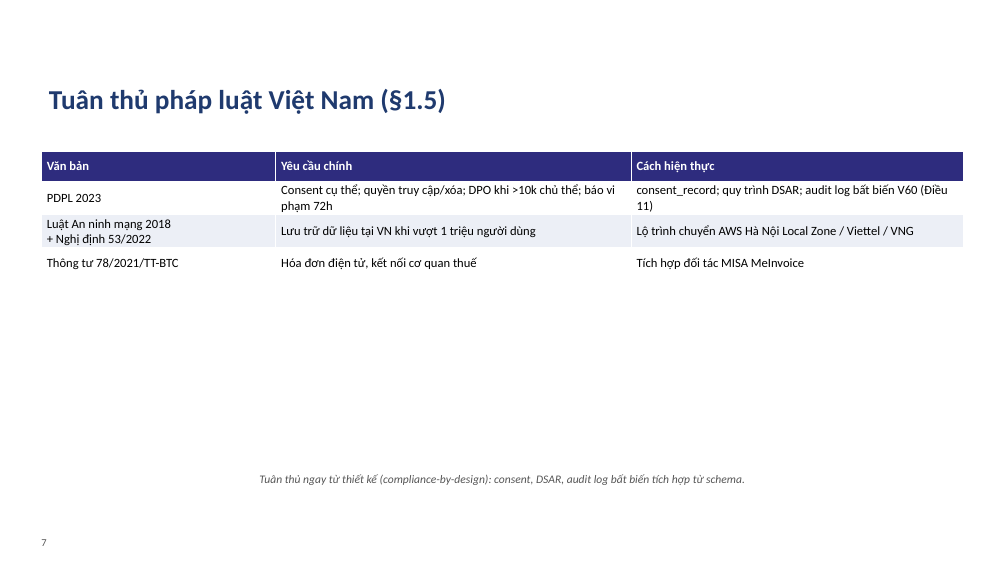
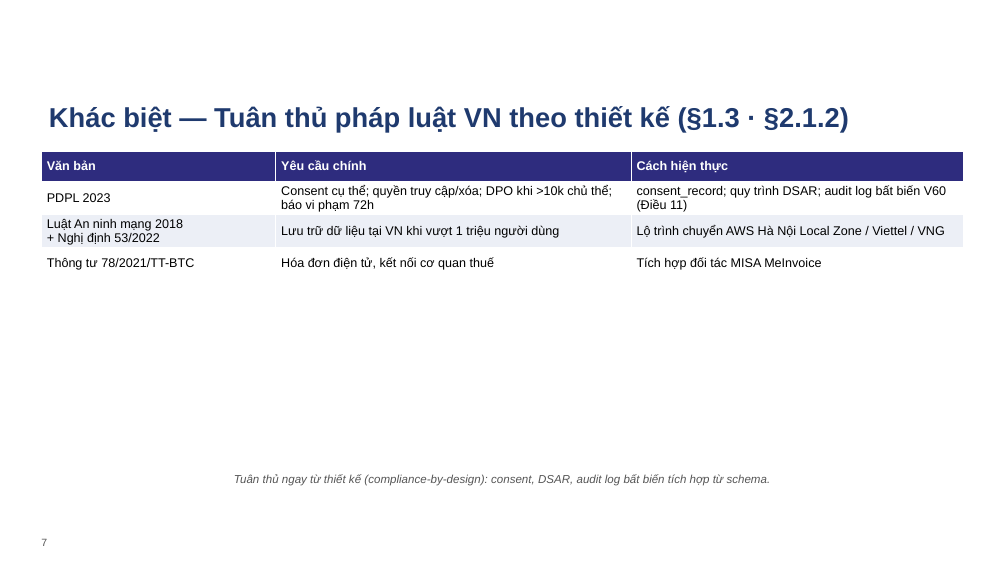
Before and after one commit to VictorAurelius/2026-Kite-Class-Platform, a slide deck: slide 7 of documents/08-thesis/defense/KiteHub-baove-khoaluan-20slide.pptx. Drawn at 1008x567 pixels with LibreOffice and Linux fonts; fonts in the diff are those of the drawing; background and template pictures are left out. Boxes give left, top, right and bottom in pixels: in the first picture for what was removed or moved away, otherwise in the second. Text is boxed around its words. In the diff, an @@ line names an element or a change of style, - is before the commit and + after.

```diff
--- a/documents/08-thesis/defense/KiteHub-baove-khoaluan-20slide.pptx
+++ b/documents/08-thesis/defense/KiteHub-baove-khoaluan-20slide.pptx
@@ text at bbox=[49, 106, 849, 132]: text changed; font Calibri to Arial @@
-Tuân thủ pháp luật Việt Nam (§1.5)
+Khác biệt — Tuân thủ pháp luật VN theo thiết kế (§1.3 · §2.1.2)
@@ table at bbox=[42, 151, 964, 274] @@
@@ font Calibri to Arial @@
@@ text "Tuân thủ ngay từ thiết ..." at bbox=[234, 475, 771, 486]: font Calibri to Arial @@
```
Also in this commit, not shown: 20 other slides changed, 1 slide added, 1 slide removed, 12 other files.
